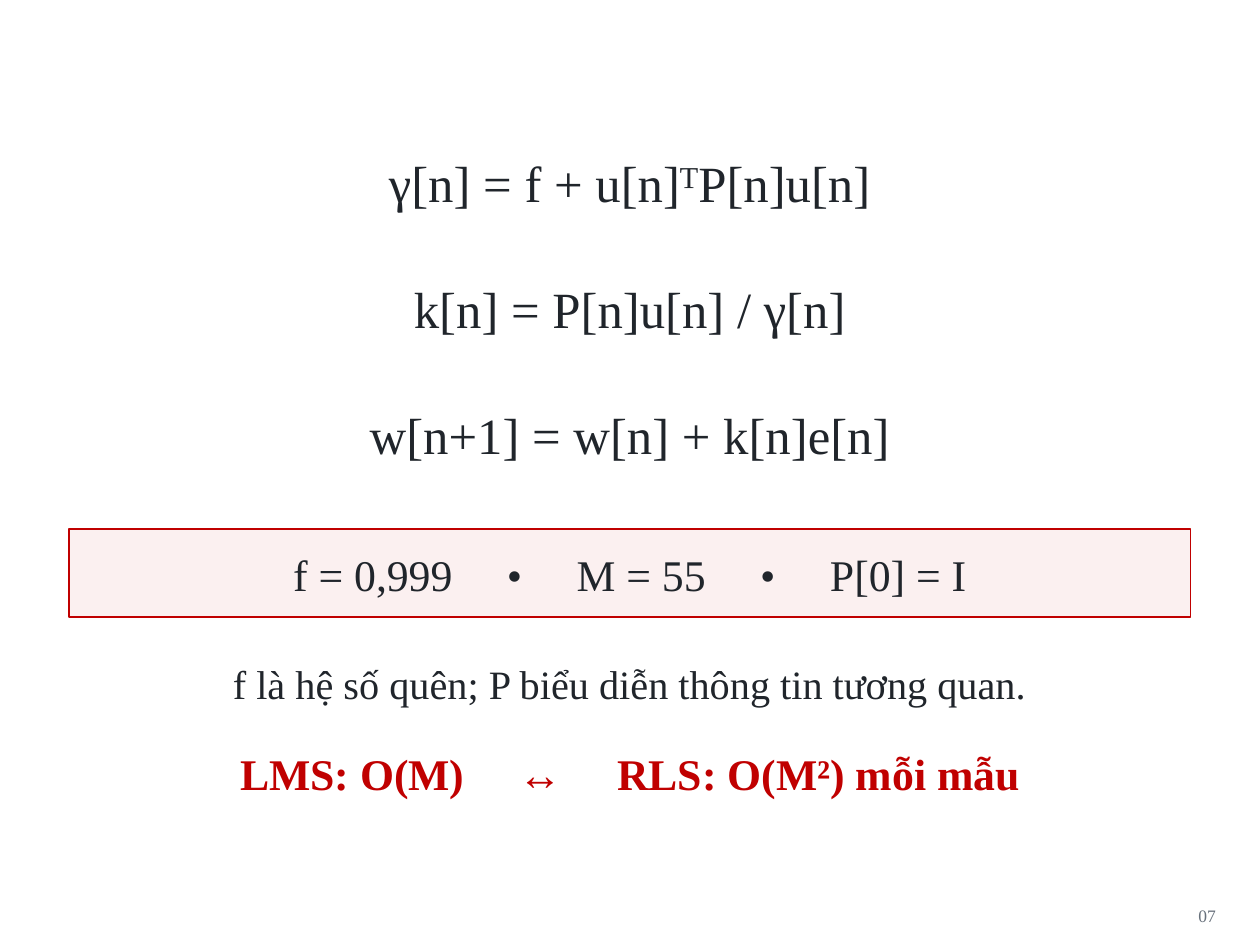
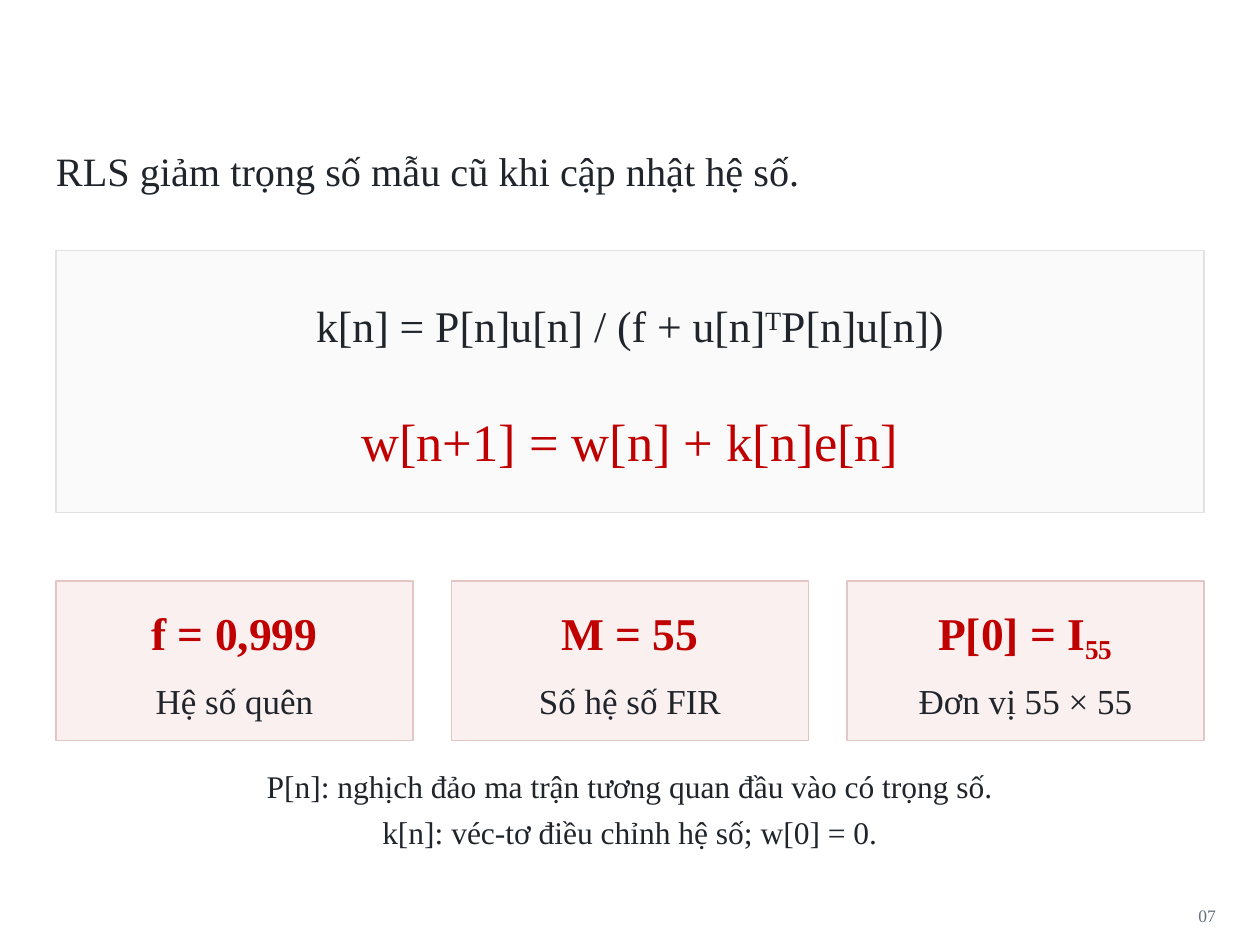
Before and after one commit to Vutu2003/ppg_adaptive_filter, a slide deck: slide 7 of reports/final/Bao_ve_mon_hoc_CPC_PPG_LMS_RLS.pptx. Drawn at 1260x945 pixels with LibreOffice and Linux fonts; fonts in the diff are those of the drawing; background and template pictures are left out. Boxes give left, top, right and bottom in pixels: in the first picture for what was removed or moved away, otherwise in the second. Text is boxed around its words. In the diff, an @@ line names an element or a change of style, - is before the commit and + after.

```diff
--- a/reports/final/Bao_ve_mon_hoc_CPC_PPG_LMS_RLS.pptx
+++ b/reports/final/Bao_ve_mon_hoc_CPC_PPG_LMS_RLS.pptx
@@ text added at [56, 156, 799, 195], 23 pt, text #20252B @@
+RLS giảm trọng số mẫu cũ khi cập nhật hệ số.
@@ text removed at [389, 166, 870, 213] @@
-γ[n] = f + u[n]ᵀP[n]u[n]
@@ rectangle added at [55, 251, 1203, 513], fill #FAFAFA, outline #E0E2E5 0.7 pt @@
@@ text at [316, 311, 944, 350]: text changed; size 29 to 25 pt @@
-k[n] = P[n]u[n] / γ[n]
+k[n] = P[n]u[n] / (f + u[n]ᵀP[n]u[n])
@@ text "w[n+1] = w[n] + k[n]e[n]": place and size @@
-text "w[n+1] = w[n] + k[n]e[n]" at [370, 418, 889, 461]
+text "w[n+1] = w[n] + k[n]e[n]" at [361, 424, 899, 468]
@@ text "w[n+1] = w[n] + k[n]e[n]" at [361, 424, 899, 468]: size 29 to 30 pt, text colour #20252B to #C00000; line spacing 1.04 to 1.07 @@
@@ rectangle removed at [69, 529, 1191, 617] @@
-f = 0,999 • M = 55 • P[0] = I
@@ rectangle added at [55, 581, 412, 740], fill #FBF0F0, outline #E5C6C6 0.7 pt @@
@@ rectangle added at [451, 581, 808, 740], fill #FBF0F0, outline #E5C6C6 0.7 pt @@
@@ rectangle added at [847, 581, 1203, 740], fill #FBF0F0, outline #E5C6C6 0.7 pt @@
@@ text added at [151, 618, 317, 657], 26 pt, text #C00000, bold @@
+f = 0,999
@@ text added at [561, 620, 699, 651], 26 pt, text #C00000, bold @@
+M = 55
@@ text added at [938, 618, 1113, 659], 26 pt, text #C00000, bold @@
+P[0] = I₅₅
@@ text added at [156, 688, 313, 721], 20 pt, text #20252B @@
+Hệ số quên
@@ text removed at [233, 669, 1025, 708] @@
-f là hệ số quên; P biểu diễn thông tin tương quan.
@@ text added at [539, 688, 720, 720], 20 pt, text #20252B @@
+Số hệ số FIR
@@ text added at [919, 691, 1132, 720], 20 pt, text #20252B @@
+Đơn vị 55 × 55
@@ text removed at [240, 756, 1020, 799] @@
-LMS: O(M) ↔ RLS: O(M²) mỗi mẫu
@@ text added at [267, 775, 992, 805], 18 pt, text #20252B @@
+P[n]: nghịch đảo ma trận tương quan đầu vào có trọng số.
@@ text added at [382, 821, 877, 849], 18 pt, text #20252B @@
+k[n]: véc-tơ điều chỉnh hệ số; w[0] = 0.
```
Also in this commit, not shown: 11 other slides changed, 2 slides added, 2 slides removed, 6 other files.
